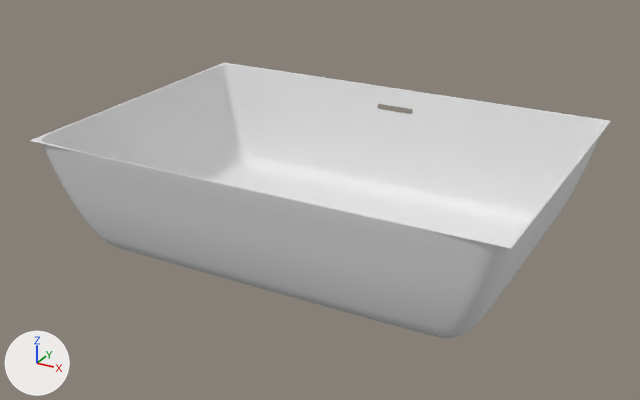
What one commit did to the glTF model public/models-new/UB-01.glb.
Camera for both pictures: a camera (50 mm lens) standing at (0.497, -0.926, 0.52) and looking at (-0.006, -0.011, 0.062). Lighting does not change. The marker at lower left points along +X, +Y and +Z. The older version comes first. Where no turn or scale is listed for an object, it has been applied to the vertices.

The older version as bpy lines, for what is in view:
```python
me_mesh = bpy.data.meshes.new('Mesh')
me_mesh.from_pydata(...)  # 8522 vertices, 17048 faces; spans x -0.3..0.3, y -0.224..0.192, z -0.055..0.099
me_mesh.materials.append(mat_sink)  # white #e7e7e7
ob_sink = bpy.data.objects.new('Sink', me_mesh)
ob_sink.location = (0.0, 0.016, 0.055)
```
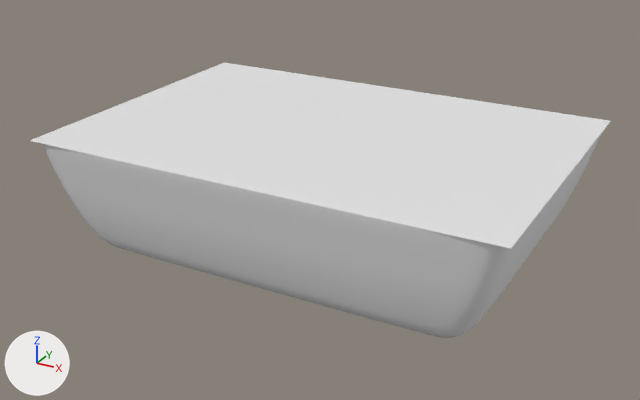
Diff of the bpy script that builds the scene:
```diff
--- a/public/models-new/UB-01.glb.py
+++ b/public/models-new/UB-01.glb.py
@@ me_mesh_002 @@
+me_mesh_002.from_pydata(...)  # 124 vertices, 122 faces; spans x -0.298..0.298, y -0.222..0.19, z 0.099
+me_mesh_002.materials.append(mat_sink)  # white #e7e7e7
@@ ob_dimension @@
+ob_dimension = bpy.data.objects.new('dimension', me_mesh_002)
+ob_dimension.location = (0.0, 0.016, 0.055)
```

Where the change shows, as pixel boxes (x1, y1, x2, y2) in the pictures (640 x 400 px):
'dimension', added: after (42, 65, 604, 242)
